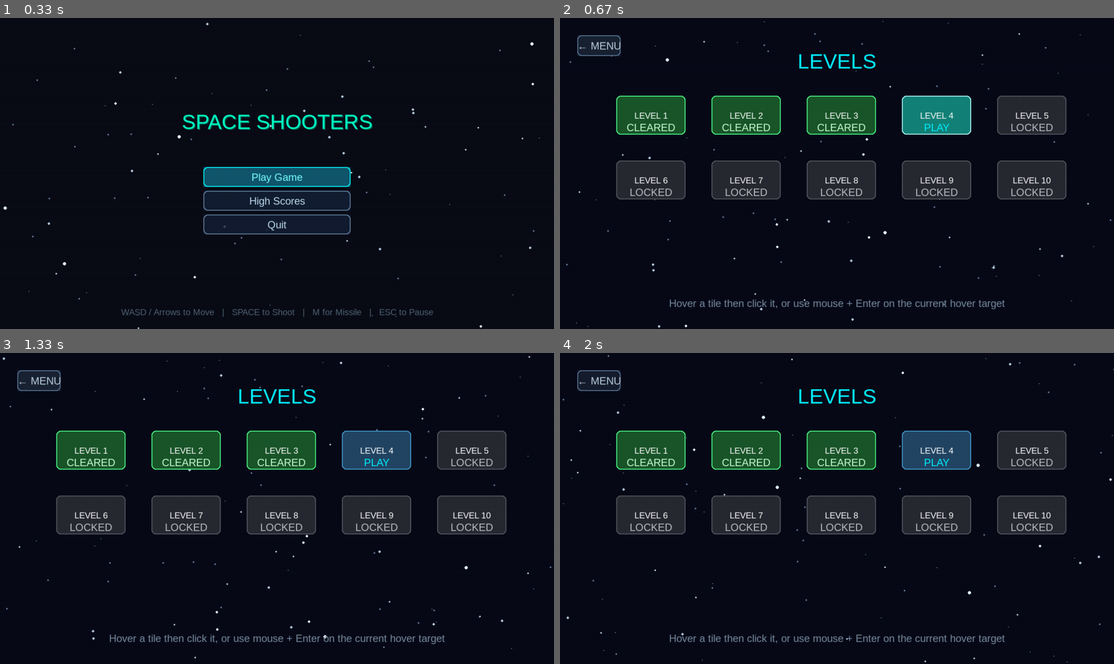
Above: before the commit, frames 1-4 (two rows, left to right).
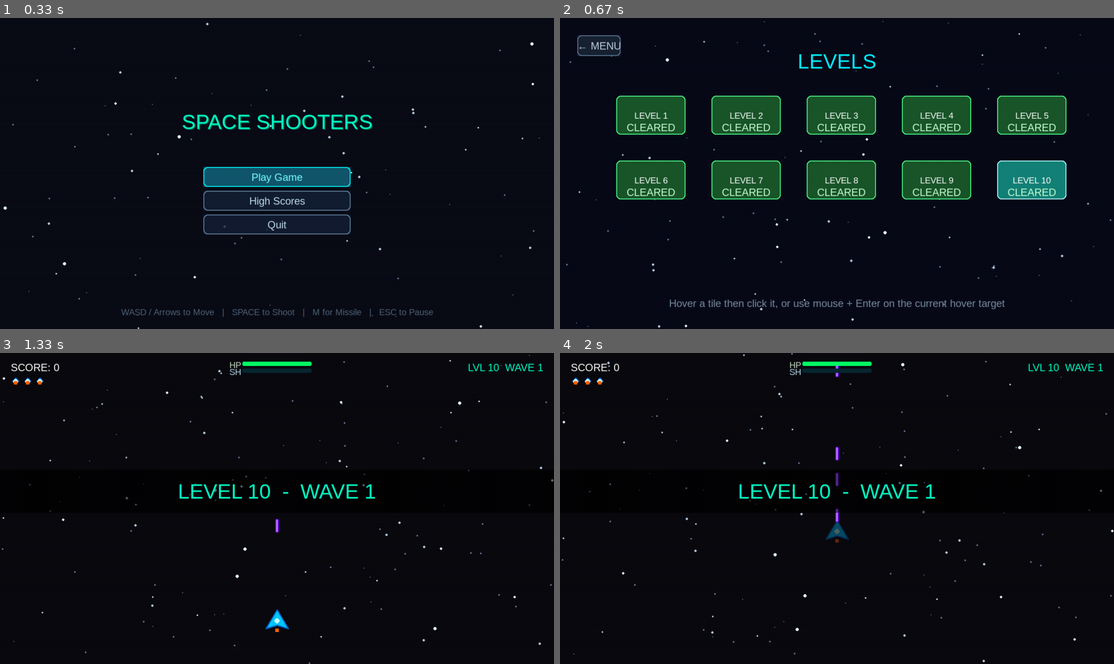
Above: after the commit, the same moments.

Repository: abdulqudoos181005/learning_pygame
Game: pygame game, started from src/game.py
The game is run twice, just before and just after one commit, with the same random seed, the same clock (stepped at 60 frames per second) and the same inputs.
Inputs (mouse positions are in pixels of both pictures, inside the frame that each line leads up to):
- Up to frame 1 (0.33 s): no input
- Up to frame 2 (0.67 s): press the mouse at (837, 176) at 0.37 s; move the mouse to (859, 139) at 0.47 s; release the mouse at (886, 98) at 0.6 s
- Up to frame 3 (1.33 s): press the mouse at (470, 514) at 0.7 s; move the mouse to (393, 499) at 0.8 s; release the mouse at (315, 483) at 0.93 s; tap Space at 1 s
- Up to frame 4 (2 s): hold Esc 1.33-1.8 s; hold Up 1.33-1.8 s; move the mouse to (875, 573) at 1.37 s; tap Space at 1.4, 1.7, 1.95 s; hold Up from 1.88 s (still down); move the mouse to (748, 390) at 1.92 s

Frame 1 is identical in both runs. In frame 2, 11% of the frame differs, in the area x 10-92%, y 24-59%; in frame 3, 19%, in the area x 0-100%, y 0-100%; in frame 4, 19%.

Commit message:
5th sprint all done

Diff:
--- a/high_scores.json
+++ b/high_scores.json
@@ -6,6 +6,14 @@
     {
         "name": "QUDOOS",
         "score": 13275
+    },
+    {
+        "name": "QUDOOS",
+        "score": 13150
+    },
+    {
+        "name": "VICTOR",
+        "score": 11750
     },
     {
         "name": "COMMANDER",
--- a/level_progress.json
+++ b/level_progress.json
@@ -1,8 +1,15 @@
 {
-    "highest_unlocked": 4,
+    "highest_unlocked": 10,
     "completed_levels": [
         1,
         2,
-        3
+        3,
+        4,
+        5,
+        6,
+        7,
+        8,
+        9,
+        10
     ]
 }
--- a/src/assets_loader.py
+++ b/src/assets_loader.py
@@ -173,6 +173,12 @@
             surf = pg.Surface((w, h), pg.SRCALPHA)
             pg.draw.rect(surf, (220, 0, 0),     (w // 2 - 3, 0, 6, h), border_radius=2)
             pg.draw.rect(surf, (255, 180, 50),  (w // 2 - 1, 2, 2, h - 4), border_radius=1)
+
+        elif name == "laser_tier3":
+            # Tier-3 laser: thicker purple beam with bright white-cyan core
+            surf = pg.Surface((w, h), pg.SRCALPHA)
+            pg.draw.rect(surf, (128, 0, 255),   (w // 2 - 4, 0, 8, h), border_radius=3)
+            pg.draw.rect(surf, (210, 210, 255), (w // 2 - 1, 2, 2, h - 4), border_radius=1)
 
         elif name == "laser_boss":
             # Boss heavy projectile: thick glowing green plasma beam
--- a/src/game.py
+++ b/src/game.py
@@ -1,4 +1,4 @@
-# pyrefly: ignore [missing-import]
+
 import pygame as pg
 import sys
 from assets_loader import AssetsLoader
--- a/src/sprites.py
+++ b/src/sprites.py
@@ -7,7 +7,8 @@
     def __init__(self, game, x, y):
         super().__init__()
         self.game = game
-        self.image = self.game.assets.get_image("player", 60, 60)
+        self.base_image = self.game.assets.get_image("player", 60, 60)
+        self.image = self.base_image.copy()
         self.rect = self.image.get_rect(center=(x, y))
 
         # Stats
@@ -17,21 +18,37 @@
         self.max_shield = 100
         self.shield = 0  # Starts at 0, goes up with Shield PowerUp
         self.lives = 3
+        self.invincible_timer = 0.0
+        self.flash_timer = 0.0
 
         # Weapon properties
         self.shoot_cooldown = 0.25 # seconds
         self.shoot_timer = 0.0
+        self.base_laser_tier = 1
 
         # Power-up states (Sprint 2: triple-shot & speed timers increased to 12s)
         self.triple_shot_timer = 0.0
         self.speed_boost_timer = 0.0
         self.shield_active = False
-        self.laser_power_timer = 0.0   # Power laser: 2x damage, red color (10s)
+        self.laser_power_timer = 0.0   # Power laser: next-tier boost for 10s
         self.missile_count = 0         # Stored homing missiles (activated by M key)
         self.missile_cooldown = 0.0    # Prevent spamming missiles
 
+    def _effective_laser_tier(self):
+        """Return the currently active weapon tier after applying any power-laser pickup bonus."""
+        if self.laser_power_timer > 0:
+            return min(3, max(self.base_laser_tier, self.base_laser_tier + 1))
+        return self.base_laser_tier
+
+    def activate_invincibility(self, duration=4.0):
+        self.invincible_timer = max(self.invincible_timer, duration)
+        self.flash_timer = 0.0
+
     def get_hit(self, damage):
         """Handle damage to player ship, affecting shield first then health."""
+        if self.invincible_timer > 0:
+            return False
+
         if self.shield > 0:
             self.shield -= damage
             if self.shield < 0:
@@ -48,6 +65,7 @@
             self.lives -= 1
             self.health = self.max_health
             self.shield = 0
+            self.activate_invincibility(4.0)
             # Reset position
             self.rect.center = (self.game.width // 2, self.game.height - 80)
             return True # Died
@@ -65,6 +83,14 @@
             self.laser_power_timer -= dt
         if self.missile_cooldown > 0:
             self.missile_cooldown -= dt
+        if self.invincible_timer > 0:
+            self.invincible_timer -= dt
+            self.flash_timer += dt
+            if self.flash_timer >= 0.12:
+                self.flash_timer = 0.0
+                self.image.set_alpha(90 if self.image.get_alpha() > 120 else 255)
+        else:
+            self.image.set_alpha(255)
 
         self.shield_active = self.shield > 0
 
@@ -121,10 +147,12 @@
             if not hasattr(state, 'player_lasers'):
                 return
 
-            # Power laser: 2x damage, red tint
-            is_power = self.laser_power_timer > 0
-            laser_dmg = 20 if is_power else 10
-            img_name  = "laser_power" if is_power else "laser_player"
+            # Progressive laser tiers: level-based baseline plus pickup bonus
+            tier = self._effective_laser_tier()
+            laser_damage_by_tier = {1: 10, 2: 20, 3: 30}
+            laser_image_by_tier = {1: "laser_player", 2: "laser_power", 3: "laser_tier3"}
+            laser_dmg = laser_damage_by_tier[tier]
+            img_name  = laser_image_by_tier[tier]
 
             if self.triple_shot_timer > 0:
                 # Fire 3 lasers (center, diagonal-left, diagonal-right)
--- a/src/states.py
+++ b/src/states.py
@@ -391,6 +391,7 @@
         self.starfield = Starfield(self.game.width, self.game.height, num_stars=120)
         self.selected_level = max(1, min(int(selected_level), 10))
         self.save_system = SaveSystem()
+        self.kills_since_powerup = 0
 
         # SCREEN SHAKE DOUBLE BUFFERING:
         # We draw the entire game onto a separate offscreen Surface (self.canvas).
@@ -412,6 +413,8 @@
         self.player = Player(self.game, self.game.width // 2, self.game.height - 100)
         self.player_group.add(self.player)
         self.all_sprites.add(self.player)
+        self.player.base_laser_tier = self._laser_tier_for_level(self.selected_level)
+        self.player.activate_invincibility(4.0)
 
         # Game stats
         self.score = 0
@@ -435,6 +438,13 @@
         """Enables screen shake with a specific duration and strength."""
         self.shake_duration  = duration
         self.shake_magnitude = magnitude
+
+    def _laser_tier_for_level(self, level_num):
+        if level_num <= 3:
+            return 1
+        if level_num <= 6:
+            return 2
+        return 3
 
     def handle_events(self, events):
         """Checks for pause triggers (ESC key)."""
@@ -493,13 +503,17 @@
 
             # Check if wave/level is done (all spawned + all killed)
             if self.level_sys.wave_finished_spawning() and len(self.enemies) == 0:
+                cleared_level = self.level_sys.level_number
                 result = self.level_sys.advance_wave()
                 self.wave_intro_timer = 2.5
                 self.boss_active = False
+                self.player.base_laser_tier = self._laser_tier_for_level(self.level_sys.level_number)
 
                 if result == "level":
                     # Persist any cleared intermediate level so the selector reflects progress.
-                    self.save_system.save_progress(self.level_sys.level_number - 1)
+                    self.save_system.save_progress(cleared_level)
+                    self.game.change_state(LevelCompleteState(self.game, self.score, cleared_level))
+                    return
                 elif result == "complete":
                     self.save_system.save_progress(self.selected_level, completed_levels=list(range(1, 11)))
                     # All 10 levels beaten — show victory screen
@@ -530,6 +544,7 @@
                 # Apply laser damage (power laser = 20, normal = 10). get_hit returns True if enemy dies
                 if enemy.get_hit(laser.damage):
                     self.score += enemy.score_value
+                    self.kills_since_powerup += 1
                     # Large orange radial explosion
                     spawn_explosion(self.particles, enemy.rect.centerx, enemy.rect.centery, color=(255, 120, 0), count=25)
 
@@ -547,6 +562,7 @@
 
                 if enemy.get_hit(Missile.DAMAGE):
                     self.score += enemy.score_value
+                    self.kills_since_powerup += 1
                     self._try_drop_powerup(enemy)
 
         # 3. Enemy lasers hitting Player ship
@@ -607,9 +623,11 @@
     def _try_drop_powerup(self, enemy):
         """
         Decides whether a destroyed enemy drops a power-up, and which type.
-        From Level 3 onwards, the extra Sprint 2 powerup types can drop.
+        A guaranteed pity drop is enforced on the third enemy kill since the
+        last power-up reward, while otherwise preserving the normal random roll.
         """
-        if random.random() < 0.15:
+        should_drop = (self.kills_since_powerup >= 3) or (random.random() < 0.15)
+        if should_drop:
             # From level 3+, include the new Sprint 2 powerup types
             if self.level_sys.level_number >= 3:
                 all_types = PowerUp.BASE_TYPES + PowerUp.EXTRA_TYPES
@@ -624,6 +642,7 @@
             pup = PowerUp(self.game, enemy.rect.centerx, enemy.rect.centery, ptype)
             self.powerups.add(pup)
             self.all_sprites.add(pup)
+            self.kills_since_powerup = 0
 
     def draw(self, screen):
         # Draw everything onto the offscreen double-buffer canvas
@@ -942,6 +961,64 @@
         screen.blit(hint, hint_rect)
 
 
+class LevelCompleteState(State):
+    """Short congratulation popup shown immediately after a level clears."""
+    def __init__(self, game, score, cleared_level):
+        super().__init__(game)
+        self.score = score
+        self.cleared_level = int(cleared_level)
+        self.starfield = Starfield(self.game.width, self.game.height, num_stars=100)
+        self.timer = 0.0
+        self.continue_rect = pg.Rect(self.game.width // 2 - 150, self.game.height - 120, 300, 50)
+        self.continue_hovered = False
+
+    def _continue(self):
+        self.game.change_state(LevelSelectState(self.game))
+
+    def handle_events(self, events):
+        for event in events:
+            if event.type == pg.MOUSEMOTION:
+                self.continue_hovered = self.continue_rect.collidepoint(event.pos)
+            elif event.type == pg.MOUSEBUTTONDOWN and event.button == 1:
+                if self.continue_rect.collidepoint(event.pos):
+                    self._continue()
+            elif event.type == pg.KEYDOWN:
+                if event.key in (pg.K_RETURN, pg.K_SPACE, pg.K_ESCAPE):
+                    self._continue()
+
+    def update(self, dt):
+        self.starfield.update(dt)
+        self.timer += dt
+
+    def draw(self, screen):
+        screen.fill((8, 10, 24))
+        self.starfield.draw(screen)
+
+        title = self.game.assets.title_font.render("CONGRATULATIONS", True, (0, 255, 180))
+        title_rect = title.get_rect(center=(self.game.width // 2, self.game.height // 4))
+        screen.blit(title, title_rect)
+
+        level_text = self.game.assets.font.render(f"LEVEL {self.cleared_level} CLEARED", True, (255, 210, 110))
+        level_rect = level_text.get_rect(center=(self.game.width // 2, self.game.height // 3 + 20))
+        screen.blit(level_text, level_rect)
+
+        score_text = self.game.assets.font.render(f"SCORE: {self.score}", True, (255, 255, 255))
+        score_rect = score_text.get_rect(center=(self.game.width // 2, self.game.height // 3 + 70))
+        screen.blit(score_text, score_rect)
+
+        _draw_ui_button(
+            screen,
+            self.continue_rect,
+            "RETURN TO LEVELS",
+            self.game.assets.font,
+            hovered=self.continue_hovered,
+            fill=(20, 70, 90, 220),
+            border=(0, 255, 255, 255) if self.continue_hovered else (90, 150, 190, 255),
+            text_color=(240, 250, 255),
+            pulse=self.timer * 8,
+        )
+
+
 class GameCompleteState(State):
     """
     Sprint 2 — Victory screen shown when the player beats all 10 levels.
Not shown, changed: implementation_plan.md
